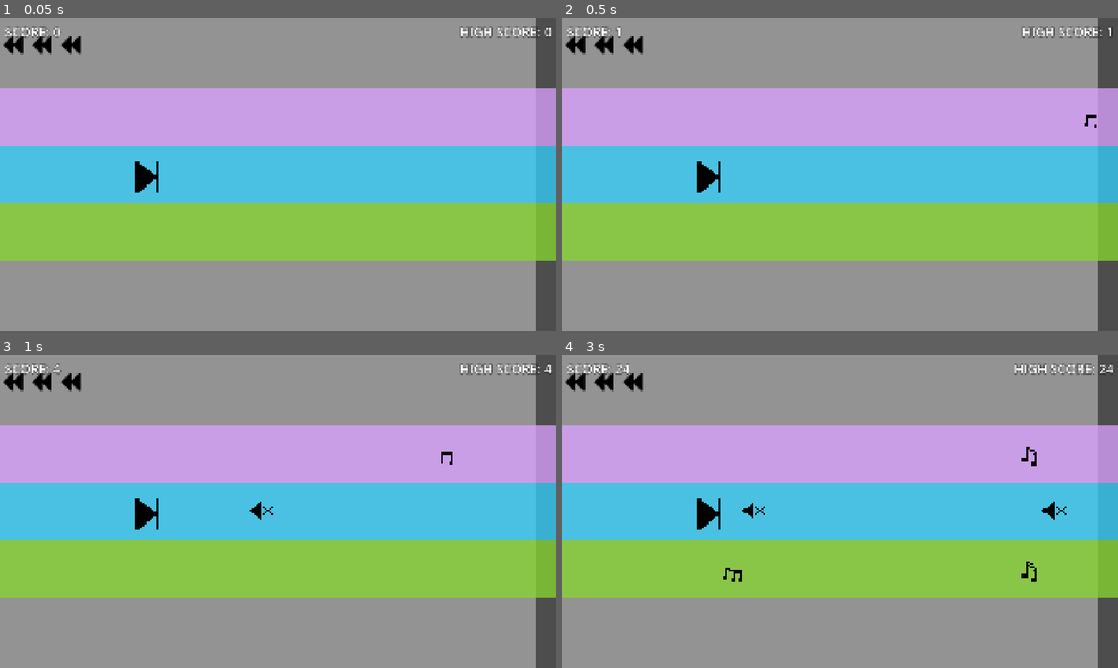
Above: before the commit, frames 1-4 (two rows, left to right).
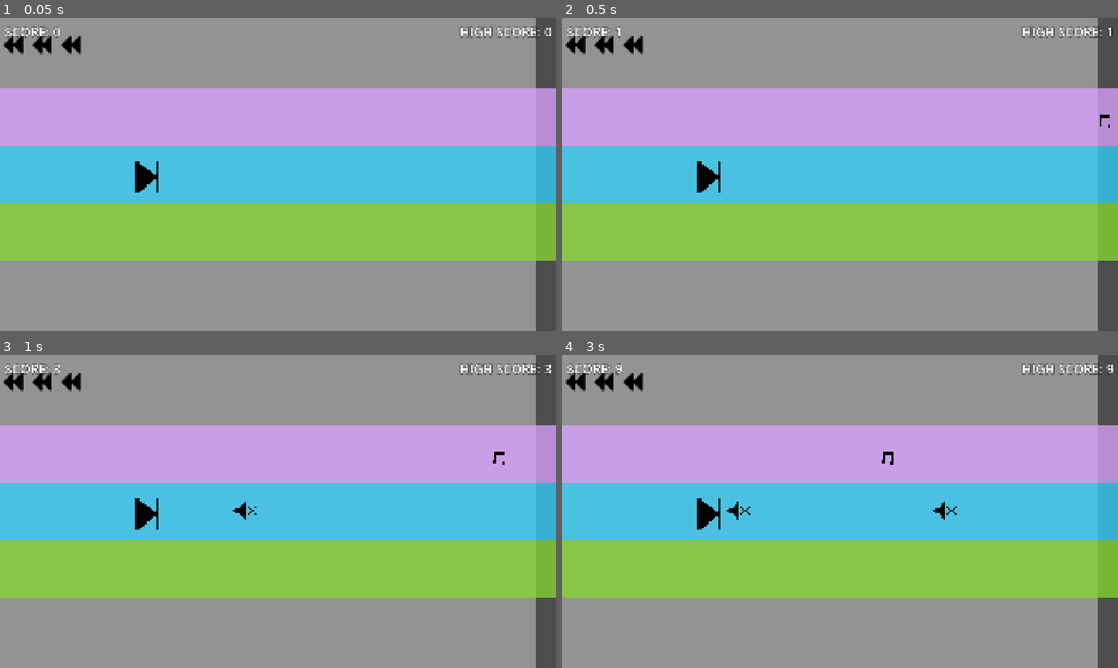
Above: after the commit, the same moments.

Repository: chorwat2137/haven-2026
Game: Godot game, scene res://scenes/main.tscn
Same seed, same stepped clock (60 frames per second), same inputs: the game is played once before the commit and once after it.
Inputs:
- Up to frame 1 (0.05 s): no input
- Up to frame 2 (0.5 s): no input
- Up to frame 3 (1 s): tap Enter (ui_accept) at 0.5, 0.77 s; hold Right (ui_right) from 0.53 s (still down); tap Space (shoot) at 0.6 s
- Up to frame 4 (3 s): tap Space (shoot) at 1.35, 2.1, 2.85 s; tap Enter (ui_accept) at 1.52 s; release Right (ui_right) at 2.03 s; hold Left (ui_left) 2.03-2.78 s; hold Right (ui_right) from 2.78 s (still down)

Frame 1 is identical in both runs. In frame 2, less than 0.1% of the frame differs, in the area x 94-99%, y 30-36%; in frame 3, 0.3%; in frame 4, 1.0%, in the area x 9-100%, y 2-73%.

Commit message:
Automatic sync

Diff:
--- a/scripts/main.gd
+++ b/scripts/main.gd
@@ -60,7 +60,7 @@
 	if game_over:
 		return
 
-	if speed < MAX_SPEED and not is_rewinding and int(delta*100)%2 == 1:
+	if speed < MAX_SPEED and not is_rewinding and int(delta*1000)%2 == 1:
 		speed += 0.1
 
 	score += speed
